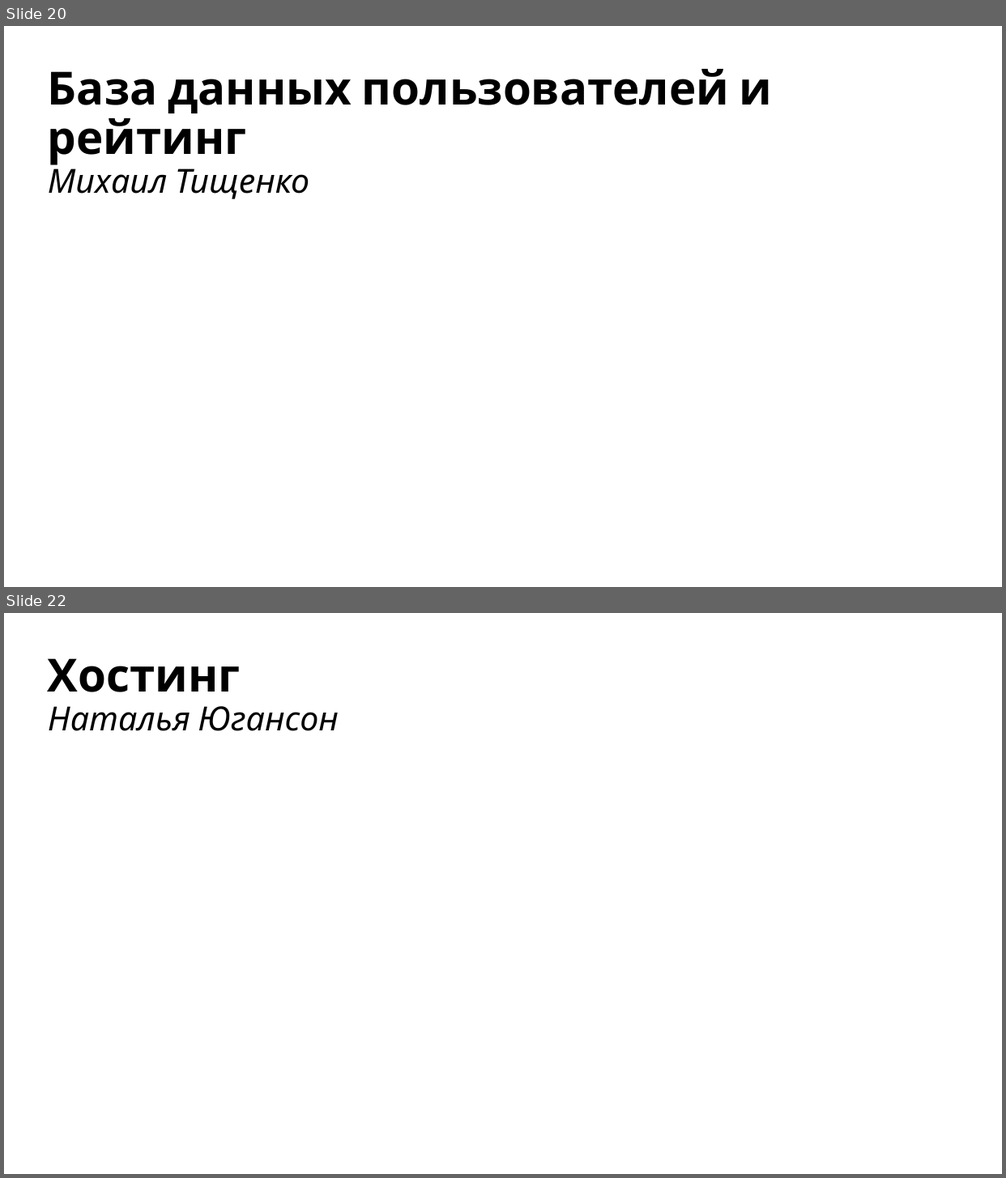
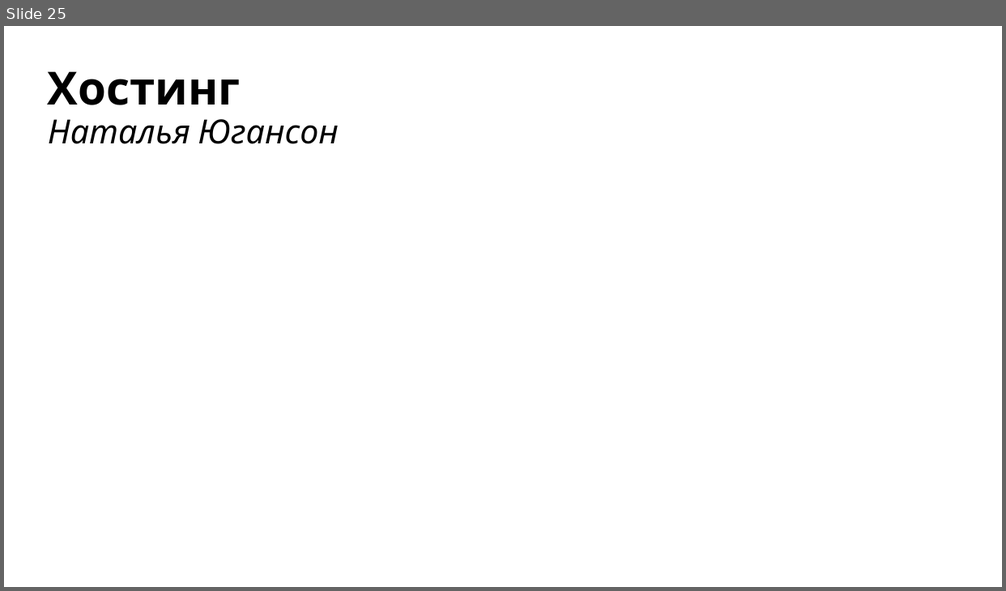
Before and after one commit to yugansonchik/GeoQuest, a slide deck: Презентация GeoQuest.pptx. Shown one above the other, each under a label of ours: slides 20 and 22 before the commit, slide 25 after it; the slides between them are not shown. The pictures are 1006x1178 and 1006x591 pixels, drawn with LibreOffice and Linux fonts; fonts in the diff are those of the drawing. Boxes give left, top, right and bottom in pixels: in the first picture for what was removed or moved away, otherwise in the second. Text is boxed around its words. In the diff, an @@ line names an element or a change of style, - is before the commit and + after.

```diff
--- a/Презентация GeoQuest.pptx
+++ b/Презентация GeoQuest.pptx
@@ slide 20 removed at [4,26,1002,587], background #FFFFFF @@
@@ title removed at [48,69,773,199] @@
-База данных пользователей и рейтинг
-Михаил Тищенко
@@ what was slide 22 is now slide 25 @@
```
Also in this commit, not shown: 3 slides changed, 4 slides added, 3 other files.
